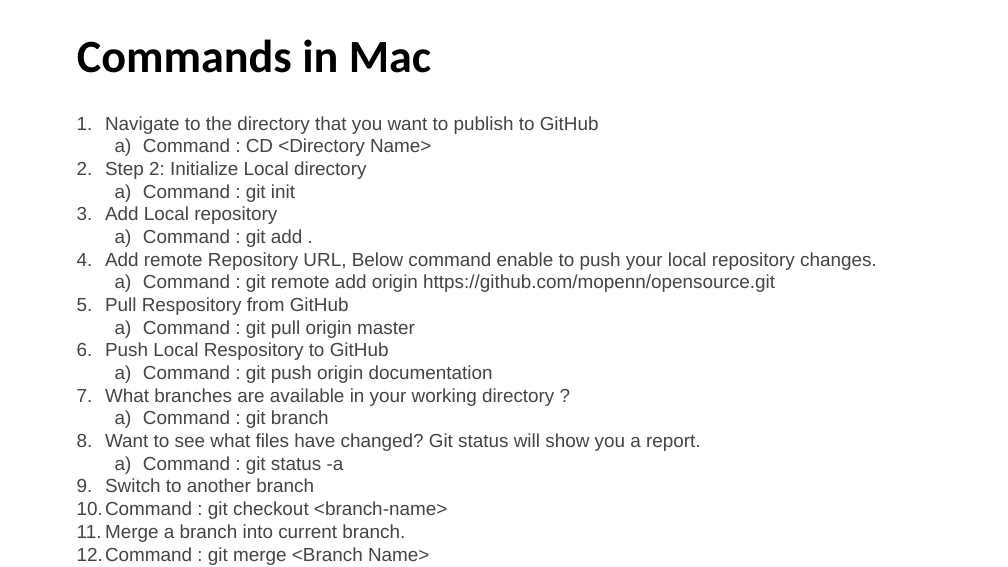
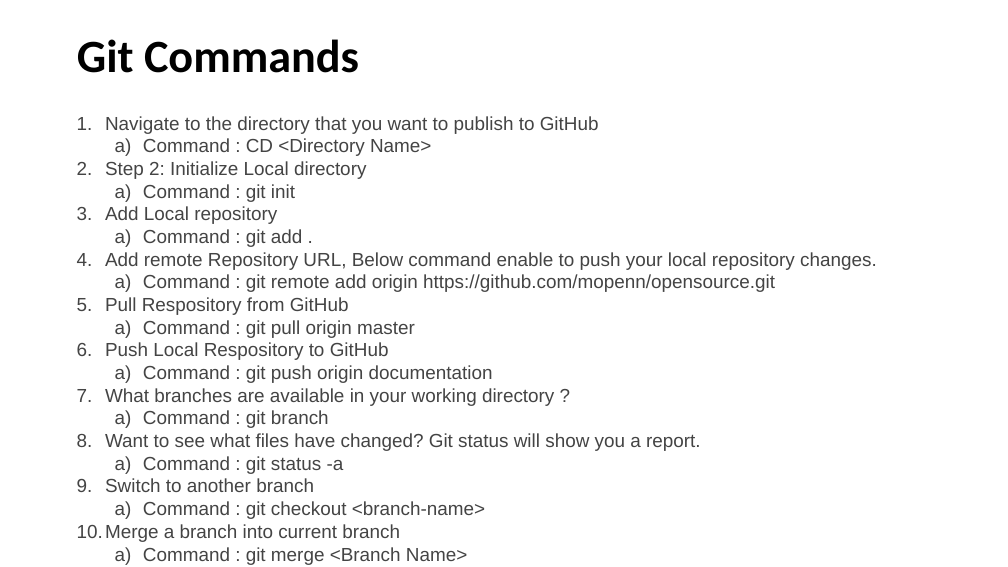
Before and after one commit to mopenn/opensource, a slide deck: slide 6 of GitHub/Github Tutorial for Beginners.pptx. Drawn at 1008x567 pixels with LibreOffice and Linux fonts; fonts in the diff are those of the drawing. Boxes give left, top, right and bottom in pixels: in the first picture for what was removed or moved away, otherwise in the second. Text is boxed around its words. In the diff, an @@ line names an element or a change of style, - is before the commit and + after.

Commit message:
added git commands to Github ppt

```diff
--- a/GitHub/Github Tutorial for Beginners.pptx
+++ b/GitHub/Github Tutorial for Beginners.pptx
@@ title at (77, 39, 359, 73): text changed @@
-Commands in Mac
+Git Commands
@@ text at (143, 501, 485, 565): bullet 1. to a); list level 1 to 2 in "Command : git checkout <branch-name>"; list level 1 to 2 in "Command : git merge <Branch ..." @@
@@ text at (105, 524, 400, 542): text changed @@
-11. Merge a branch into current branch.
+10. Merge a branch into current branch
```
Also in this commit, not shown: 3 other files.
